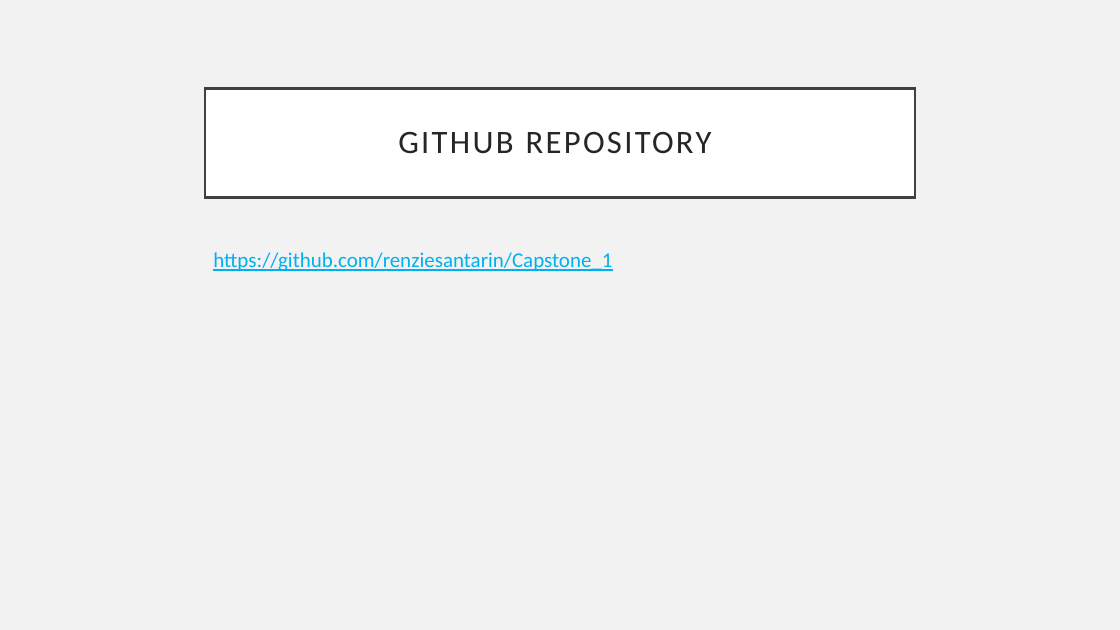
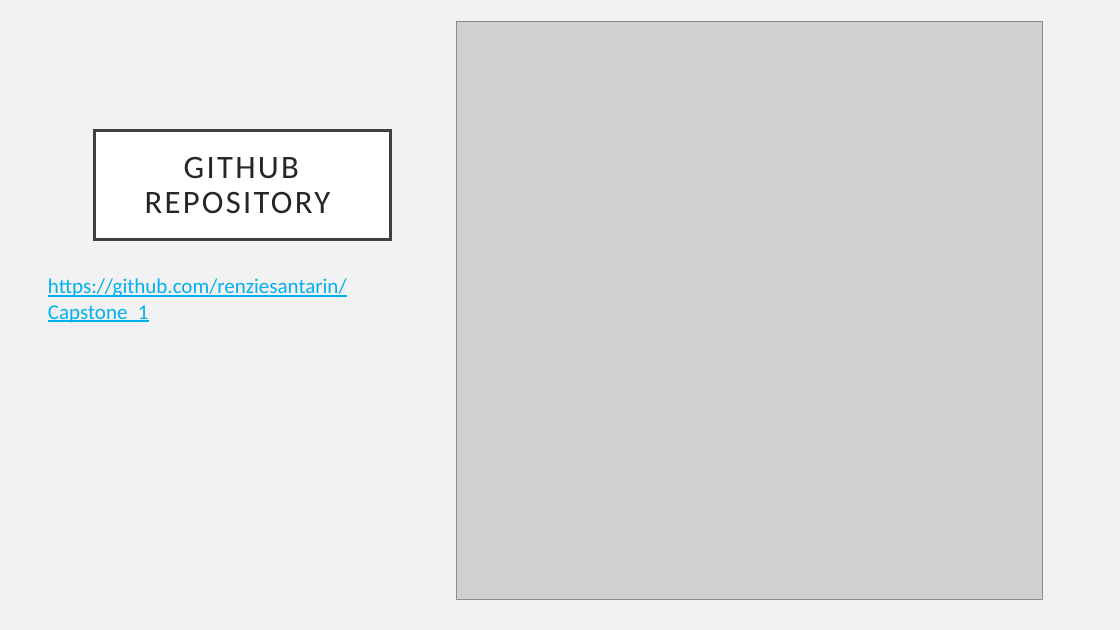
Before and after one commit to renziesantarin/Capstone_1, a slide deck: slide 12 of MarenzaSantarin_PowerPoint_Presentation.pptx. Drawn at 1120x630 pixels with LibreOffice and Linux fonts; fonts in the diff are those of the drawing; grey boxes stand for pictures. Boxes give left, top, right and bottom in pixels: in the first picture for what was removed or moved away, otherwise in the second. Text is boxed around its words. In the diff, an @@ line names an element or a change of style, - is before the commit and + after.

```diff
--- a/MarenzaSantarin_PowerPoint_Presentation.pptx
+++ b/MarenzaSantarin_PowerPoint_Presentation.pptx
@@ picture added at (456,21,1043,599) @@
@@ title "GITHUB REPOSITORY": place and size @@
-title "GITHUB REPOSITORY" at (205,88,915,197)
+title "GITHUB REPOSITORY" at (94,130,391,239)
@@ text "https://github.com/renziesantarin/Capstone_1" rewrapped from (213,252,612,271) to (48,278,347,323) @@
```
Also in this commit, not shown: 1 other file.
